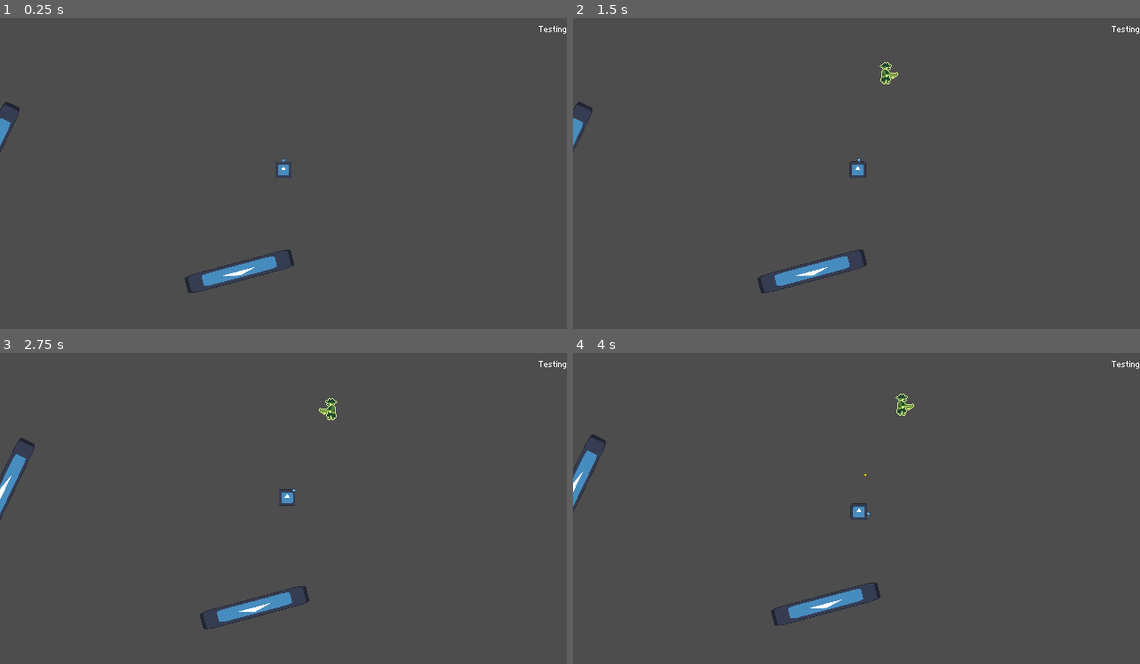
Above: before the commit, frames 1-4 (two rows, left to right).
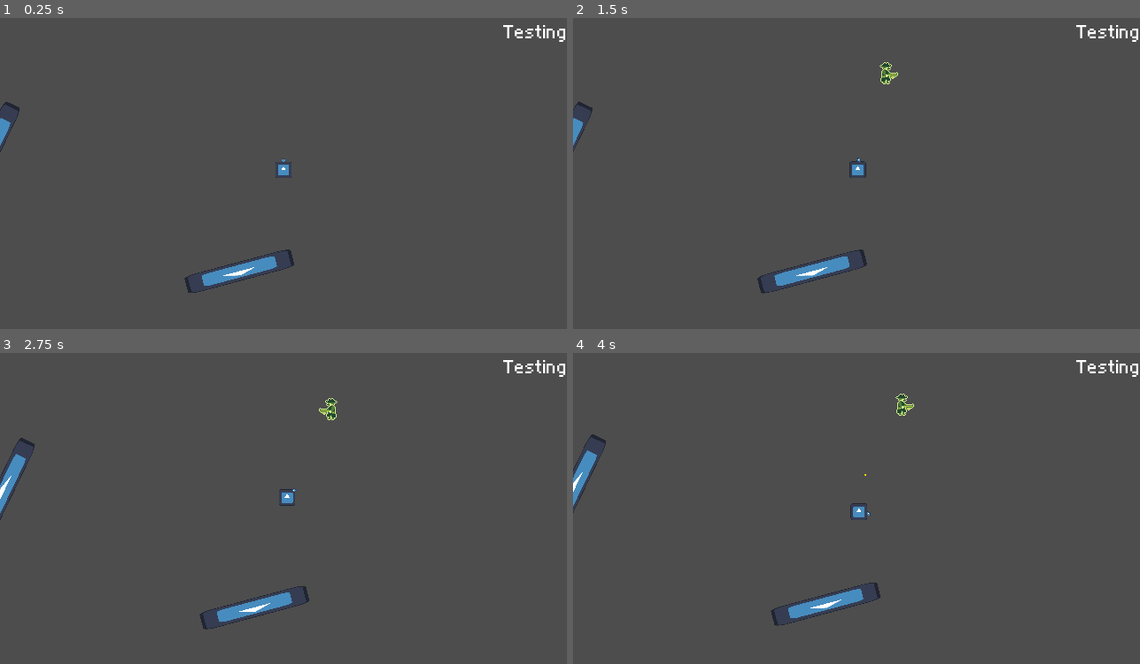
Above: after the commit, the same moments.

Repository: gabriel-r-s/vamp-theft-survivors
Game: Godot game, scene res://scenes/enemy_debug.tscn
Same seed, same stepped clock (60 frames per second), same inputs: the game is played once before the commit and once after it. The engine's default icon, where the game draws it, is replaced by a stand-in: a white triangle on a blue panel in a dark square. Sound files missing from this copy of the repository are replaced by a short silence.
Inputs (mouse positions are in pixels of both pictures, inside the frame that each line leads up to):
- Up to frame 1 (0.25 s): no input
- Up to frame 2 (1.5 s): tap Enter at 0.5 s; move the mouse to (981, 154) at 0.52 s; click (981, 154) at 0.67 s; move the mouse to (743, 185) at 1.27 s; click (743, 185) at 1.42 s
- Up to frame 3 (2.75 s): move the mouse to (340, 433) at 2.02 s; click (340, 433) at 2.17 s
- Up to frame 4 (4 s): move the mouse to (828, 567) at 2.77 s; click (828, 567) at 2.92 s; move the mouse to (1026, 552) at 3.52 s; click (1026, 552) at 3.67 s

The runs differ from the first frame. In frame 1, 0.2% of the frame differs, in the area x 88-100%, y 2-8%; in frame 2, 0.2%; in frame 3, 0.2%; in frame 4, 0.2%.

Commit message:
altera tamanho default de fonte

Diff:
--- /dev/null
+++ b/assets/gui/theme.tres
@@ -0,0 +1,7 @@
+[gd_resource type="Theme" load_steps=2 format=3 uid="uid://7xhw866j7dru"]
+
+[ext_resource type="FontVariation" uid="uid://j8pak768buu7" path="res://assets/gui/font.tres" id="1_csgro"]
+
+[resource]
+default_font = ExtResource("1_csgro")
+default_font_size = 36
--- a/project.godot
+++ b/project.godot
@@ -27,7 +27,7 @@
 
 [gui]
 
-theme/custom_font="uid://j8pak768buu7"
+theme/custom="uid://7xhw866j7dru"
 
 [layer_names]
 
